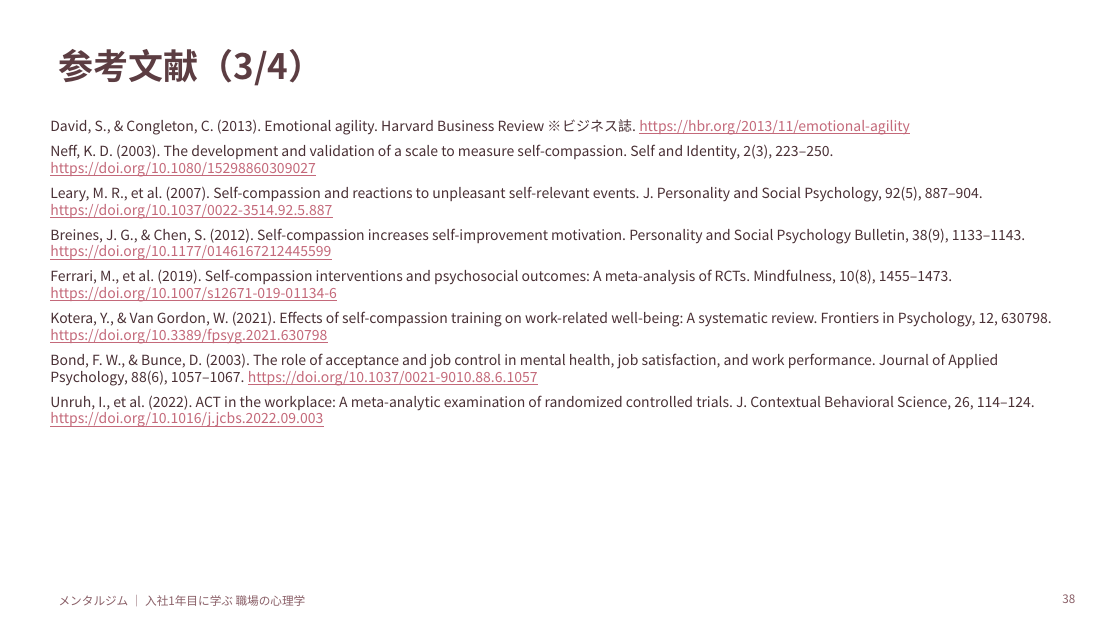
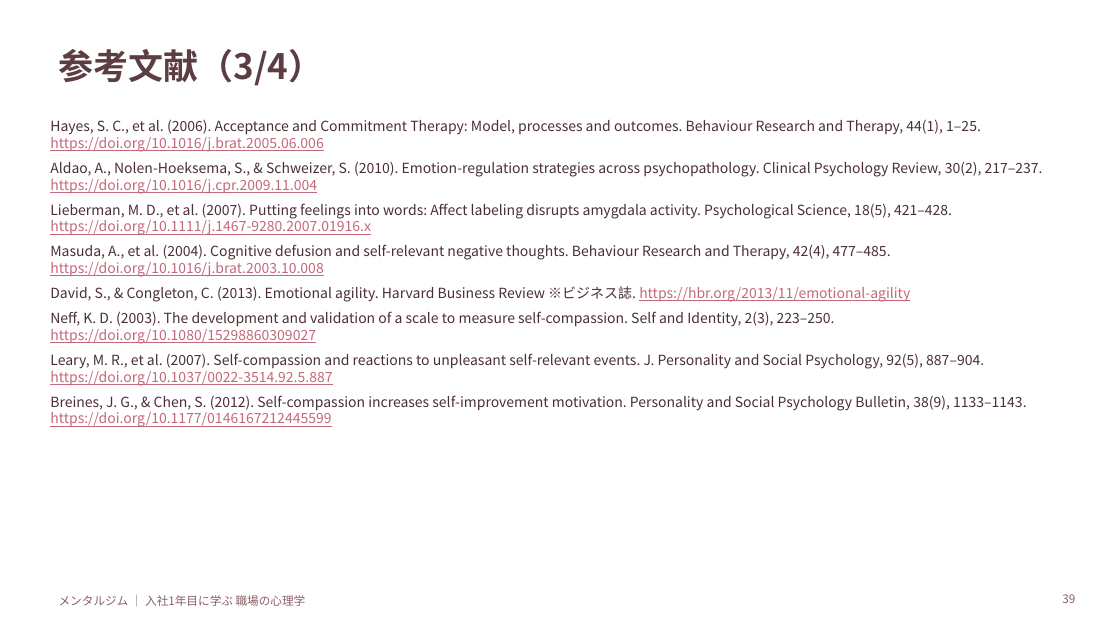
Before and after one commit to cocorest/mentalgym, a slide deck: slide 39 of programs/newcomer-first-year/slides/01_本研修_入社1年目に学ぶ職場の心理学.pptx (slide 38 before the commit). Drawn at 1120x630 pixels with LibreOffice and Linux fonts; fonts in the diff are those of the drawing. Boxes give left, top, right and bottom in pixels: in the first picture for what was removed or moved away, otherwise in the second. Text is boxed around its words. In the diff, an @@ line names an element or a change of style, - is before the commit and + after.

```diff
--- a/programs/newcomer-first-year/slides/01_本研修_入社1年目に学ぶ職場の心理学.pptx
+++ b/programs/newcomer-first-year/slides/01_本研修_入社1年目に学ぶ職場の心理学.pptx
@@ text at box(50, 119, 1043, 277): paragraphs added @@
+Hayes, S. C., et al. (2006). Acceptance and Commitment Therapy: Model, processes and outcomes. Behaviour Research and Therapy, 44(1), 1–25. https://doi.org/10.1016/j.brat.2005.06.006
+Aldao, A., Nolen-Hoeksema, S., & Schweizer, S. (2010). Emotion-regulation strategies across psychopathology. Clinical Psychology Review, 30(2), 217–237. https://doi.org/10.1016/j.cpr.2009.11.004
+Lieberman, M. D., et al. (2007). Putting feelings into words: Affect labeling disrupts amygdala activity. Psychological Science, 18(5), 421–428. https://doi.org/10.1111/j.1467-9280.2007.01916.x
+Masuda, A., et al. (2004). Cognitive defusion and self-relevant negative thoughts. Behaviour Research and Therapy, 42(4), 477–485. https://doi.org/10.1016/j.brat.2003.10.008
@@ text at box(50, 269, 1051, 427): paragraphs removed @@
-Ferrari, M., et al. (2019). Self-compassion interventions and psychosocial outcomes: A meta-analysis of RCTs. Mindfulness, 10(8), 1455–1473. https://doi.org/10.1007/s12671-019-01134-6
-Kotera, Y., & Van Gordon, W. (2021). Effects of self-compassion training on work-related well-being: A systematic review. Frontiers in Psychology, 12, 630798. https://doi.org/10.3389/fpsyg.2021.630798
-Bond, F. W., & Bunce, D. (2003). The role of acceptance and job control in mental health, job satisfaction, and work performance. Journal of Applied Psychology, 88(6), 1057–1067. https://doi.org/10.1037/0021-9010.88.6.1057
-Unruh, I., et al. (2022). ACT in the workplace: A meta-analytic examination of randomized controlled trials. J. Contextual Behavioral Science, 26, 114–124. https://doi.org/10.1016/j.jcbs.2022.09.003
```
Also in this commit, not shown: 3 other slides changed, 1 slide added, 4 other files.
